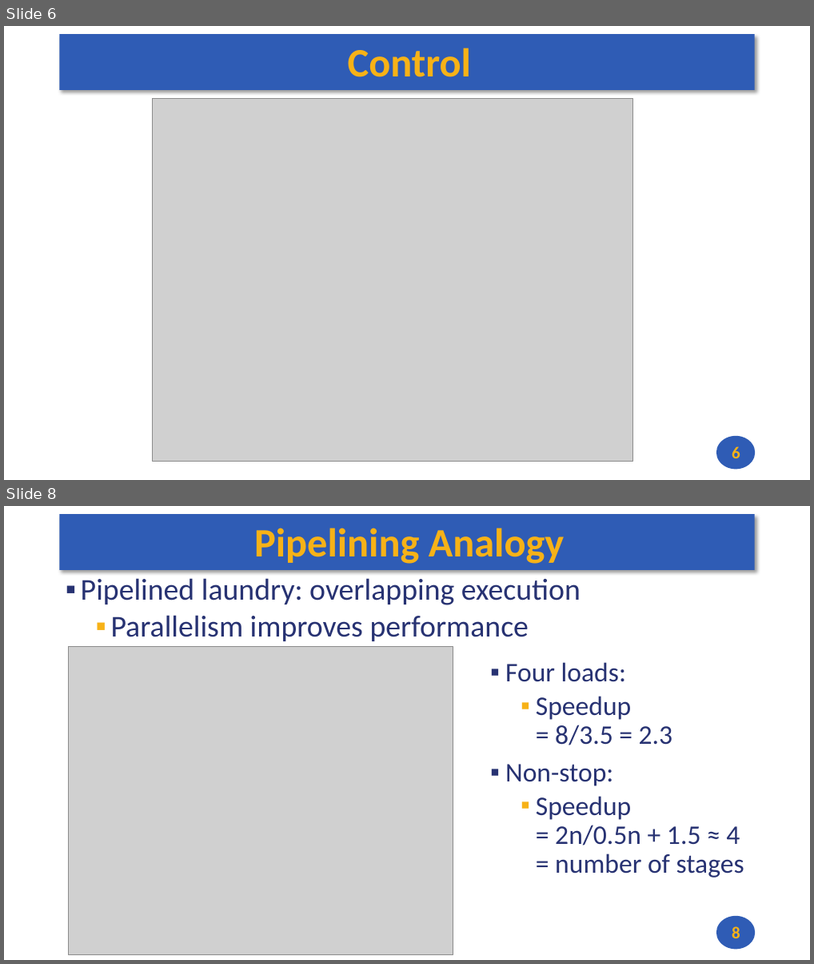
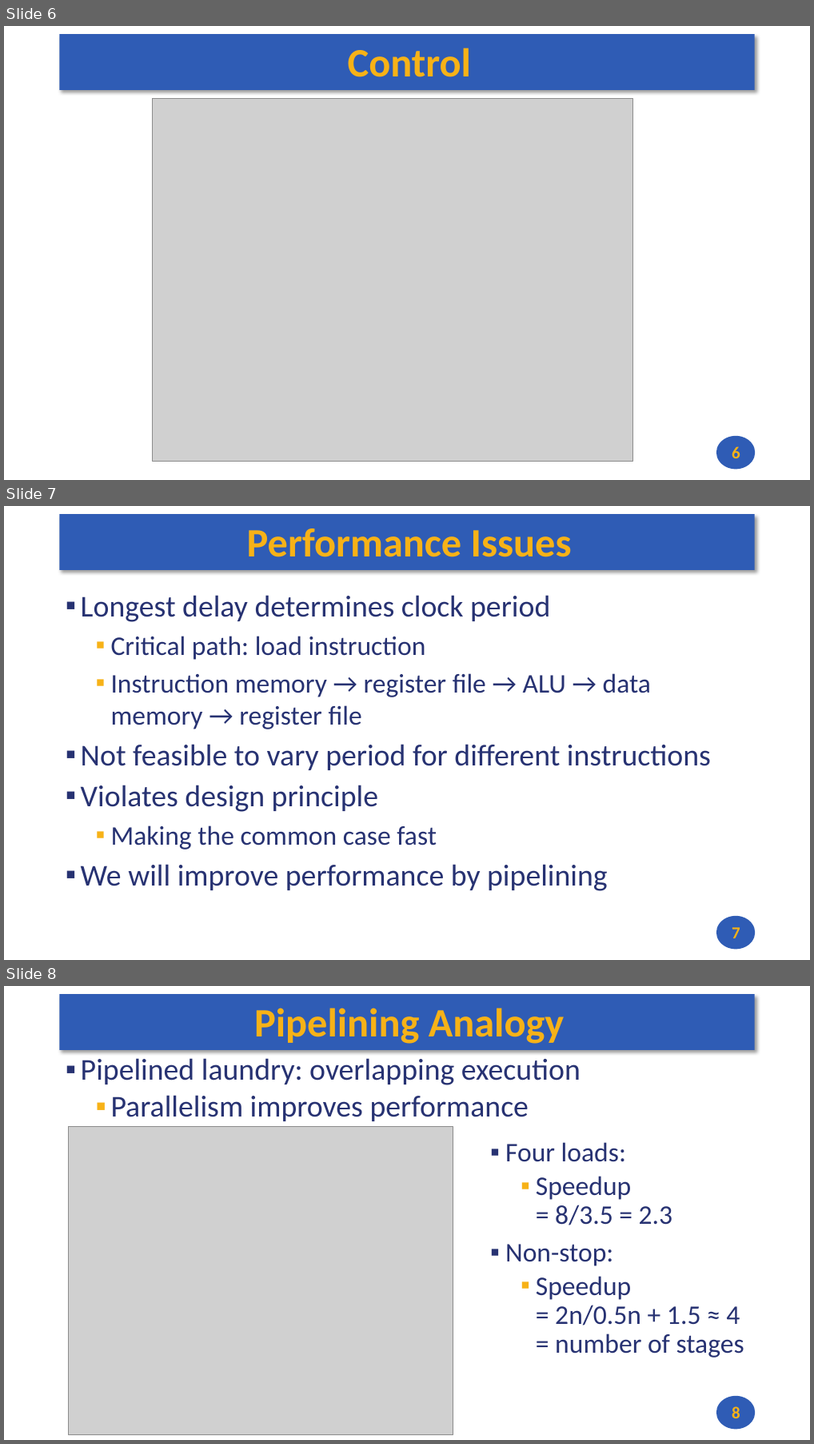
Before and after one commit to andrewt0301/hse-acos-course, a slide deck: docs/part1ca/09_Pipeline/CA_Lecture_09.pptx. Shown one above the other, each under a label of ours: slides 6 and 8 before the commit, slides 6, 7 and 8 after it; the slides between them are not shown. The pictures are 814x964 and 814x1444 pixels, drawn with LibreOffice and Linux fonts; fonts in the diff are those of the drawing; grey boxes stand for pictures. Boxes give left, top, right and bottom in pixels: in the first picture for what was removed or moved away, otherwise in the second. Text is boxed around its words. In the diff, an @@ line names an element or a change of style, - is before the commit and + after.

```diff
--- a/docs/part1ca/09_Pipeline/CA_Lecture_09.pptx
+++ b/docs/part1ca/09_Pipeline/CA_Lecture_09.pptx
@@ slide 7 added at (4, 506, 810, 960), background #FFFFFF; not listed: 2 template elements that a slide beside it also shows @@
@@ title added at (247, 528, 572, 557), 48 pt, text #F7B217, bold @@
+Performance Issues
@@ text added at (81, 595, 711, 891), 36 pt, text #273272 @@
+▪ Longest delay determines clock period
+  ▪ Critical path: load instruction
+  ▪ Instruction memory → register file → ALU → data memory → register file
+▪ Not feasible to vary period for different instructions
+▪ Violates design principle
+  ▪ Making the common case fast
+▪ We will improve performance by pipelining
@@ page number added at (732, 927, 741, 938), 20 pt, text #F7B217, bold @@
+7
```
Also in this commit, not shown: 8 other slides added, 2 other files.
